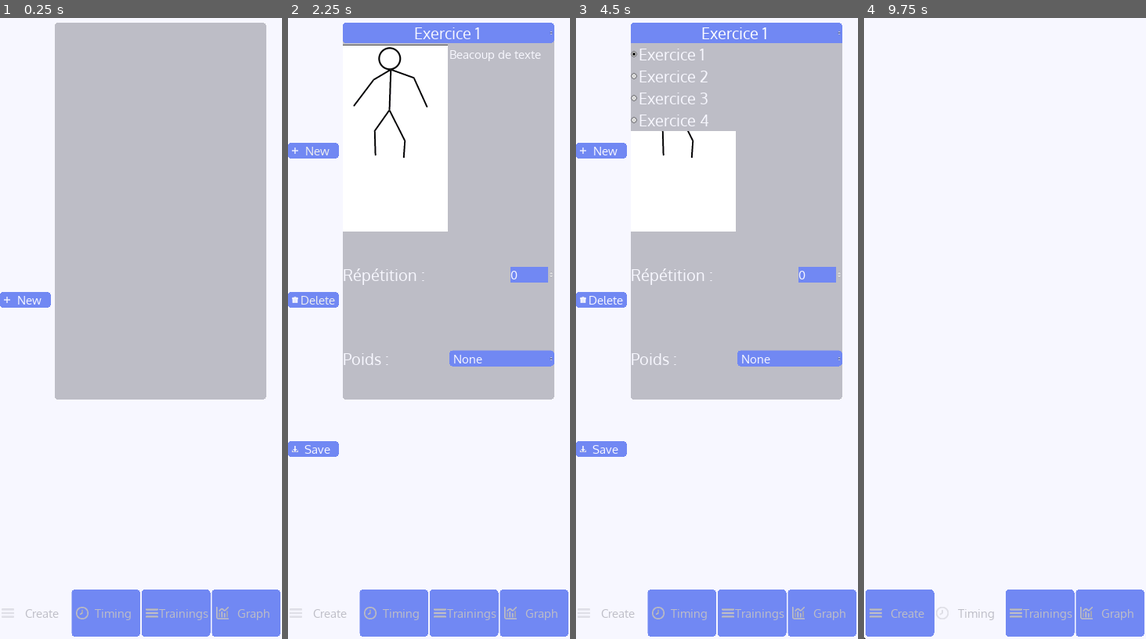
Above: before the commit, frames 1-4 (left to right).
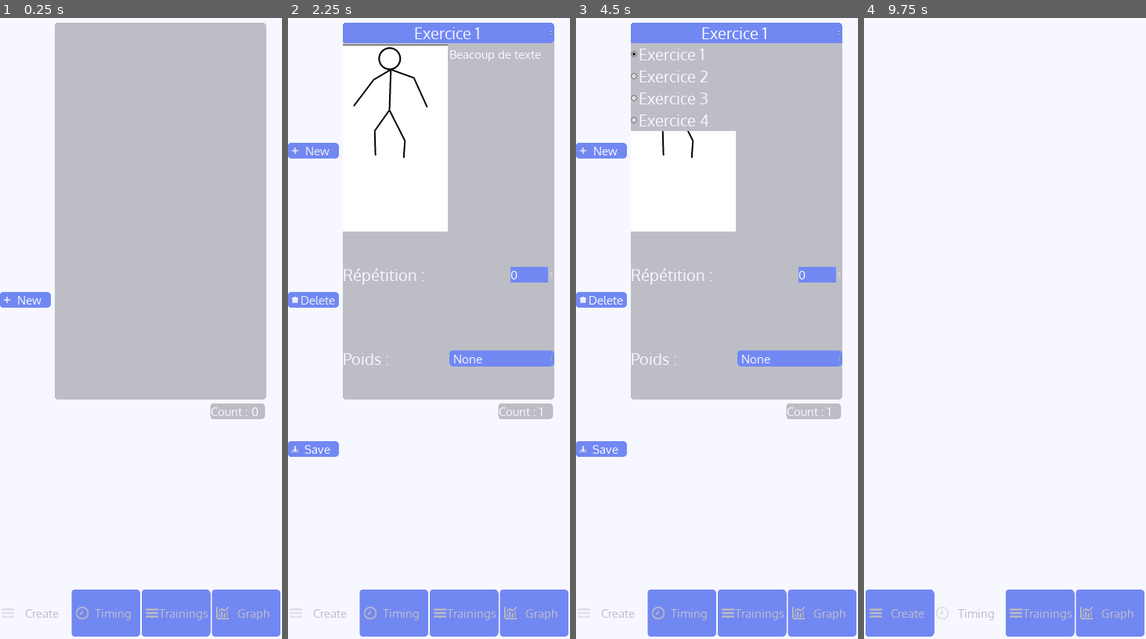
Above: after the commit, the same moments.

Repository: valexand-ulb/Muscle-App
Game: Godot game, scene res://Scenes/App.tscn
Same seed, same stepped clock (60 frames per second), same inputs: the game is played once before the commit and once after it.
Inputs:
- Up to frame 1 (0.25 s): no input
- Up to frame 2 (2.25 s): click "Timing" at 0.5 s; click "Create" at 1.25 s; click "New" at 2 s
- Up to frame 3 (4.5 s): click "Save" at 2.75 s; click "New" at 3.5 s; click "Exercice 1" at 4.25 s
- Up to frame 4 (9.75 s): click "None" at 5 s; click "Trainings" at 5.75 s; click "Graph" at 6.5 s; click "Create" at 7.25 s; click "Exercice 1" at 8 s; click "None" at 8.75 s; click "Timing" at 9.5 s

The runs differ from the first frame. In frame 1, 0.4% of the frame differs, in the area x 74-95%, y 62-65%; in frame 2, 0.4%; in frame 3, 0.4%; in frame 4, less than 0.1%.

Commit message:
working on trainings tabs

Diff:
--- a/Scenes/Card.tscn
+++ b/Scenes/Card.tscn
@@ -11,8 +11,6 @@
 margin_bottom = 960.0
 rect_min_size = Vector2( 540, 960 )
 mouse_filter = 1
-size_flags_horizontal = 8
-size_flags_vertical = 8
 theme = ExtResource( 4 )
 script = ExtResource( 5 )
 
--- a/Scenes/GUI.tscn
+++ b/Scenes/GUI.tscn
@@ -35,6 +35,7 @@
 tabs_visible = false
 
 [node name="Create" type="Panel" parent="TabContainer"]
+visible = false
 anchor_right = 1.0
 anchor_bottom = 1.0
 rect_min_size = Vector2( 720, 1551 )
@@ -86,10 +87,19 @@
 custom_constants/separation = 0
 script = ExtResource( 4 )
 
-[node name="Timing" type="Tabs" parent="TabContainer"]
-visible = false
-margin_right = 40.0
-margin_bottom = 24.0
+[node name="CountLabel" type="Label" parent="TabContainer/Create"]
+anchor_left = 0.94
+anchor_top = 0.625
+anchor_right = 0.94
+anchor_bottom = 0.625
+margin_left = -139.8
+margin_right = 0.199951
+margin_bottom = 40.0
+text = "Count : 0"
+
+[node name="Timing" type="Panel" parent="TabContainer"]
+anchor_right = 1.0
+anchor_bottom = 1.0
 
 [node name="Training" type="Tabs" parent="TabContainer"]
 visible = false
--- /dev/null
+++ b/Scenes/PopUpSave.tscn
@@ -0,0 +1,52 @@
+[gd_scene load_steps=5 format=2]
+
+[ext_resource path="res://textures/Themes/PanelTabTheme.tres" type="Theme" id=1]
+[ext_resource path="res://textures/Fonts/Oxygen/Oxygen-Regular.ttf" type="DynamicFontData" id=2]
+[ext_resource path="res://Scripts/PopUpSave.gd" type="Script" id=3]
+
+[sub_resource type="DynamicFont" id=1]
+size = 20
+font_data = ExtResource( 2 )
+
+[node name="Control" type="WindowDialog"]
+visible = true
+anchor_right = 1.0
+anchor_bottom = 1.0
+margin_top = 750.0
+margin_bottom = -650.0
+theme = ExtResource( 1 )
+script = ExtResource( 3 )
+
+[node name="MarginContainer" type="MarginContainer" parent="."]
+anchor_right = 1.0
+anchor_bottom = 1.0
+custom_constants/margin_right = 10
+custom_constants/margin_top = 10
+custom_constants/margin_left = 10
+custom_constants/margin_bottom = 10
+
+[node name="VBoxContainer" type="VBoxContainer" parent="MarginContainer"]
+margin_left = 10.0
+margin_top = 10.0
+margin_right = 710.0
+margin_bottom = 190.0
+
+[node name="Label" type="Label" parent="MarginContainer/VBoxContainer"]
+margin_top = 34.0
+margin_right = 185.0
+margin_bottom = 60.0
+size_flags_horizontal = 2
+size_flags_vertical = 6
+custom_fonts/font = SubResource( 1 )
+text = "Name of SaveState :"
+
+[node name="LineEdit" type="LineEdit" parent="MarginContainer/VBoxContainer"]
+margin_top = 98.0
+margin_right = 700.0
+margin_bottom = 137.0
+
+[node name="Button" type="Button" parent="MarginContainer/VBoxContainer"]
+margin_top = 141.0
+margin_right = 700.0
+margin_bottom = 180.0
+text = "Save"
--- a/Scripts/CardContainer.gd
+++ b/Scripts/CardContainer.gd
@@ -3,20 +3,10 @@
 var has_del_button : bool = 0
 var has_save_button : bool = 0
 var n_of_card  : int = 0
-var current_node
-
-# Declare member variables here. Examples:
-# var a = 2
-# var b = "text"
 
 # Called when the node enters the scene tree for the first time.
 func _ready():
 	pass # Replace with function body.
-
-
-# Called every frame. 'delta' is the elapsed time since the previous frame.
-#func _process(delta):
-#	pass
 
 func _set_buttons_visible():
 	$"../../ButtonBox/Delete".visible=1
@@ -35,8 +25,12 @@
 		child.free()
 	_set_buttons_invisible()
 
-func on_draw():
-	current_node = 0
+func _modif_label_count():
+	# Modification du label
+	$"../../CountLabel".text = "Count : " + str(n_of_card)
+
+func _modif_label_id(card_id : int):
+	$"../../IdLabel".text = "Id : " + str(card_id)
 
 func _on_New_pressed():
 	var CardScene = load("res://Scenes/Card.tscn")
@@ -46,7 +40,9 @@
 	# Si pas de bouton 'delete', ajoute en un
 	if not has_del_button:
 		_set_buttons_visible()
+
 	n_of_card +=1
+	_modif_label_count()
 
 func _on_Delete_pressed():
 	var scrollcont = $".."
@@ -55,13 +51,16 @@
 	if len(children_list) == 1:
 		_set_buttons_invisible()
 	children_list[current_card].free()
-	n_of_card =-1
 
+	n_of_card -= 1
+	_modif_label_count()
 
 func _on_Save_pressed():
 	# TODO : effectue une sauvegarde des informations
 	_delete_all_children()
 
+	n_of_card = 0
+	_modif_label_count()
 
 func _on_ScrollContainer_gui_input(event):
 	if not event.is_action_released("ui_touch"):
@@ -71,15 +70,6 @@
 		return
 
 	var scrollcont = $".."
-	var vboxcont =	$"."
 	var current_card : float = ceil((scrollcont.get_v_scroll() + (scrollcont.rect_size.y/2))/scrollcont.rect_size.y) - 1
 
-	print("+++++++++++")
-	print(scrollcont.get_v_scroll())
-	print(str(int(current_card)) + " * ")
-	print(str(scrollcont.rect_size.y) + " = ")
-	print(scrollcont.rect_size.y * int(current_card))
-
 	scrollcont.set_v_scroll(scrollcont.rect_size.y * int(current_card))
-	print("but v_scroll : " + str(scrollcont.get_v_scroll()))
-	print("but card_size : " + str(vboxcont.get_child(current_card).get_rect().size.y))
--- /dev/null
+++ b/Scripts/PopUpSave.gd
@@ -0,0 +1,16 @@
+extends WindowDialog
+
+
+# Declare member variables here. Examples:
+# var a = 2
+# var b = "text"
+
+
+# Called when the node enters the scene tree for the first time.
+func _ready():
+	get_close_button().visible = 0
+
+
+# Called every frame. 'delta' is the elapsed time since the previous frame.
+#func _process(delta):
+#	pass
--- a/textures/Themes/PanelTabTheme.tres
+++ b/textures/Themes/PanelTabTheme.tres
@@ -88,6 +88,10 @@
 
 [sub_resource type="StyleBoxEmpty" id=24]
 
+[sub_resource type="DynamicFont" id=31]
+size = 30
+font_data = ExtResource( 1 )
+
 [resource]
 Button/colors/font_color = Color( 0.972549, 0.972549, 1, 1 )
 Button/constants/hseparation = 0
@@ -140,3 +144,5 @@
 VScrollBar/styles/grabber_pressed = SubResource( 22 )
 VScrollBar/styles/scroll = SubResource( 23 )
 VScrollBar/styles/scroll_focus = SubResource( 24 )
+WindowDialog/fonts/title_font = SubResource( 31 )
+WindowDialog/styles/panel = ExtResource( 3 )
Not shown: 1 places in textures/Themes/PanelTabTheme.tres that only renumber resources
